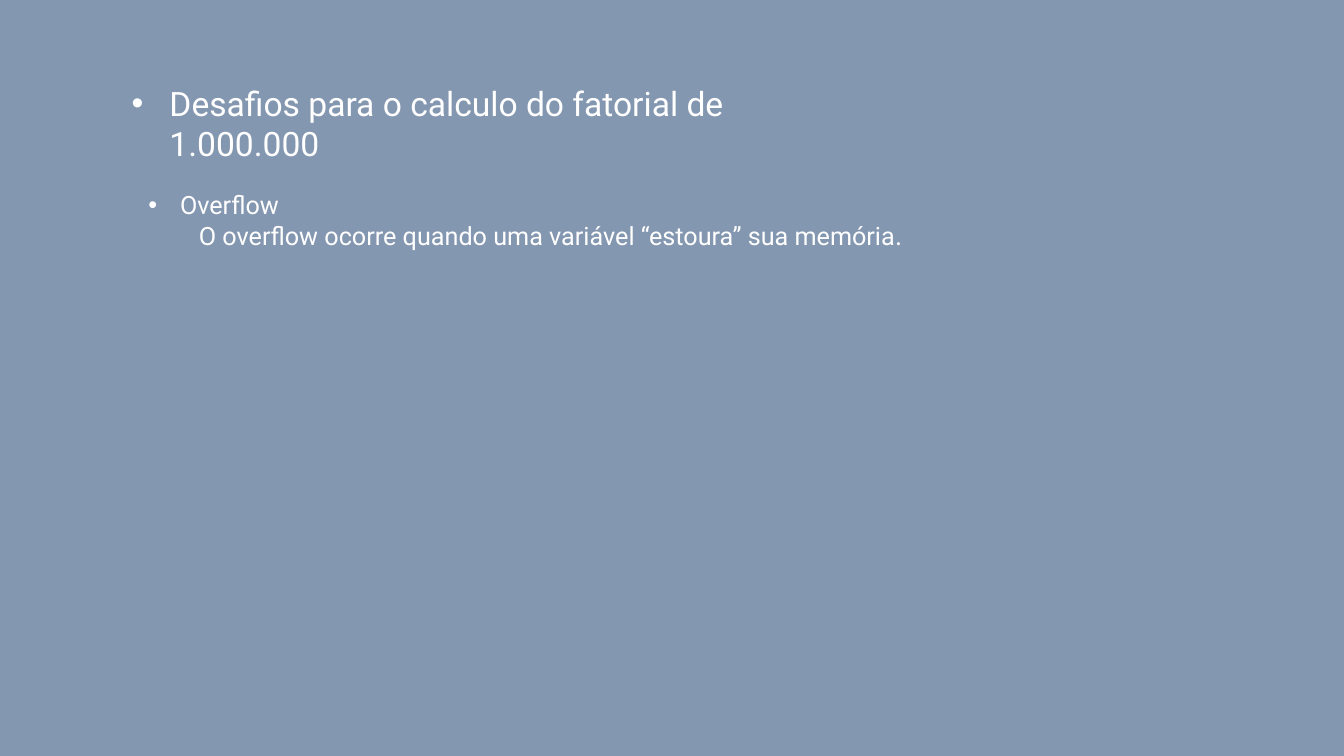
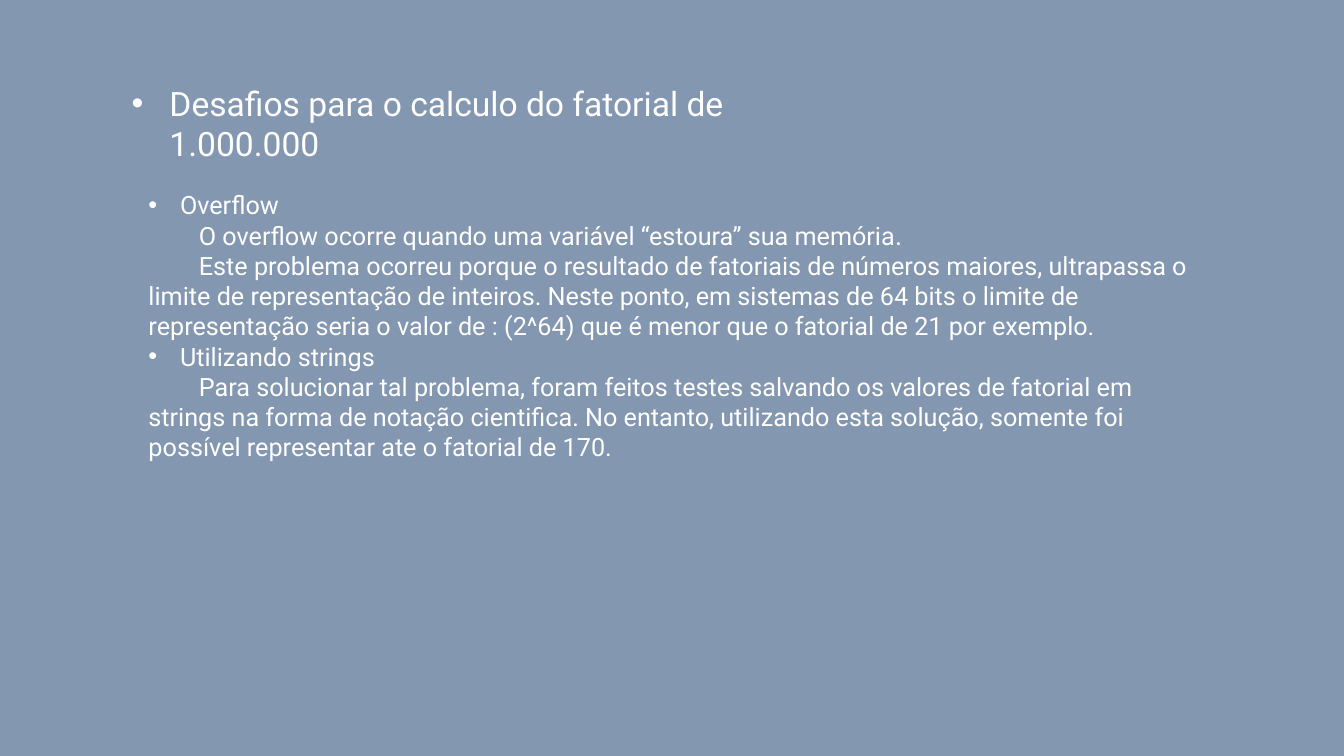
Before and after one commit to llBessa/LucasRafael_ws_OS_RR_2021, a slide deck: slide 4 of Apresentação/Fatorial.pptx. Drawn at 1344x756 pixels with LibreOffice and Linux fonts; fonts in the diff are those of the drawing. Boxes give left, top, right and bottom in pixels: in the first picture for what was removed or moved away, otherwise in the second. Text is boxed around its words. In the diff, an @@ line names an element or a change of style, - is before the commit and + after.

```diff
--- a/Apresentação/Fatorial.pptx
+++ b/Apresentação/Fatorial.pptx
@@ text at bbox=[148, 256, 1186, 461]: paragraphs added @@
+Este problema ocorreu porque o resultado de fatoriais de números maiores, ultrapassa o limite de representação de inteiros. Neste ponto, em sistemas de 64 bits o limite de representação seria o valor de : (2^64) que é menor que o fatorial de 21 por exemplo.
+• Utilizando strings
+Para solucionar tal problema, foram feitos testes salvando os valores de fatorial em strings na forma de notação cientifica. No entanto, utilizando esta solução, somente foi possível representar ate o fatorial de 170.
```
Also in this commit, not shown: 3 other slides changed, 1 slide added.
